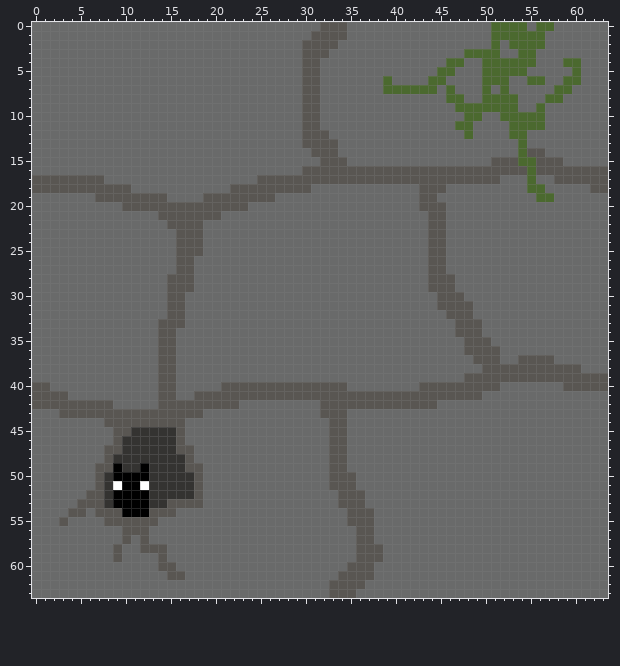
Two versions of one pixel-art file, 1r/Disseny 3D/2D/TileSet/Terra_sencer2.ase. Above, as it was before the edit.
64x64 pixels, 1 frame.
New version:
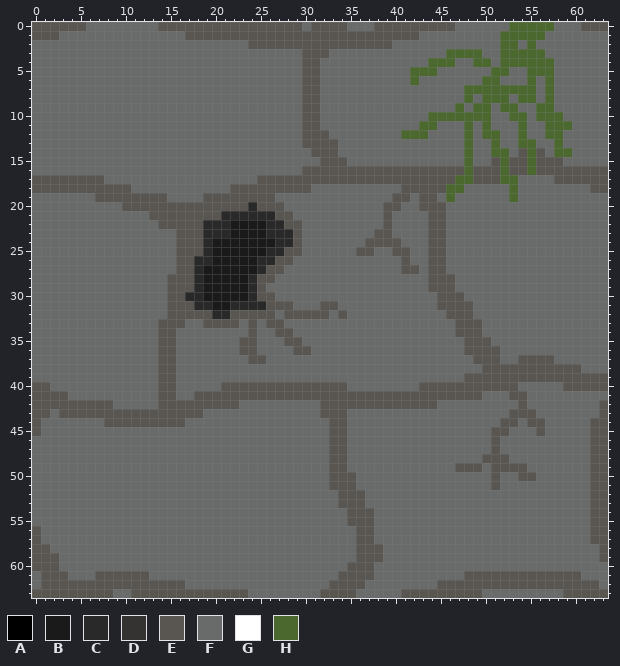
Palette (. is transparent): A #000000  B #1a1a1a  C #292929  D #343331  E #595652  F #696a6a  G #ffffff  H #4b692f
What changed:
Changed rows in their new state; - is an unchanged pixel.
first column x 0:
 0 EEEEEE--------EEEEEEEEEEEEEEEE-E------EEEEEEEEE----FF--H-----EEE
 1 EEE--------------EEEEEEEEEEEEEE----EEEEEEEE--------F------------
 2 ------------------------EEEEEE----EEEEEE-----------FH-F-F-------
 3 ----------------------------------------------HH--FFHH--H-------
 4 --------------------------------------------HH-F-H-F----HH-FF---
 5 ------------------------------------------HHHFF---F--FFHHH--F---
 6 ---------------------------------------F--H-FF------F---FH-FF---
 7 ---------------------------------------FFFFFF-F-HH-H-HHH-HFF----
 8 ----------------------------------------------FFH----FHH--F-----
 9 ------------------------------------------------F--F-----H------
10 --------------------------------------------HHHH--H-F--F-HH-----
11 -------------------------------------------HH--F--H--F-FFHHH----
12 -----------------------------------------HHH------HH-F---HH-----
13 ------------------------------------------------H--H---H--H-----
14 ------------------------------------------------H--HH-EH--HH----
15 ------------------------------------------------H---H-E---------
16 ------------------------------------------------H---H-----------
17 -----------------------------------------------HH---HH-F--------
18 -----------------------------------------EE---HH-----H-FF-------
19 ----------------------------------------EE----H------H--FF------
20 ------------------------CEEE-----------EE-----------------------
21 -------------E-------CCCCCCEE----------E------------------------
22 --------------E----CCCBBBBCCEE---------E------------------------
23 -------------------CCCBBBBCCCE--------EE------------------------
24 -------------------CBBBBBBBCCE-------EEEE-----------------------
25 -------------------CBBBBBBCCEE------EE--EE----------------------
26 ------------------CCBBBBBCCEE------------E----------------------
27 ------------------CBBBBBBCEE-------------EE---------------------
28 ------------------CBBBBBCEE-------------------------------------
29 ------------------CBBBBBCE--------------------------------------
30 -----------------CCBBBBBCEE-------------------------------------
31 -----------------ECCBBCCCCEEE---EE------------------------------
32 -----------------EEECCEEEEE-EEEEE-E-----------------------------
33 -------------------EEEE-E-EE------------------------------------
34 ------------------------E--EE-----------------------------------
35 -----------------------EE---EE----------------------------------
36 -----------------------EE----EE---------------------------------
37 ------------------------EE--------------------------------------
40 ----------------------------------------------------EE----------
41 -----------------------------------------------------EE---------
42 ------------------------------------------------------E--------E
43 EE---------------------------------------------------EEE-------E
44 E---------------------------------------------------EE-EE-----EE
45 E--------FFFFFFFF----------------------------------EE---E-----EE
46 ---------FFFFFFFF----------------------------------E----------EE
47 --------FFFFFFFFFF---------------------------------E----------EE
48 --------FFFFFFFFFF--------------------------------EEE---------EE
49 -------FFFFFFFFFFFF----------------------------EEE-EEEE-------EE
50 -------FFFFFFFFFFFF--------------------------------E--EE------EE
51 -------FFFFFFFFFFFF--------------------------------E----------EE
52 ------FFFFFFFFFFFFF-------------------------------------------EE
53 -----FFFFFFFFFFFFFF-------------------------------------------EE
54 ----FF-FFFFFFFFF----------------------------------------------EE
55 ---F----FFFFFF------------------------------------------------EE
56 E---------FFF-------------------------------------------------EE
57 E---------F-F-------------------------------------------------EE
58 EE-------F--FFF------------------------------------------------E
59 EEE------F----F------------------------------------------------E
60 EEE-----------FF------------------------------------------------
61 -EEE---EEEEEE--FF-------------------------------EEEEEEEEEEEEE---
62 -EEEEEEEEEEEEEEEE----------------------------EEEEEEEEEEEEEEEEEE-
63 EEEEEEEEE--EEEEEEEEEEEEE--------E--------EEEEEEEEE---------EEEEE
Changed places in both pictures, as pixel boxes (x1, y1, x2, y2):
changed: (32, 22, 86, 40)
changed: (149, 22, 608, 364)
changed: (401, 382, 608, 598)
changed: (32, 409, 248, 598)
changed: (320, 589, 329, 598)
